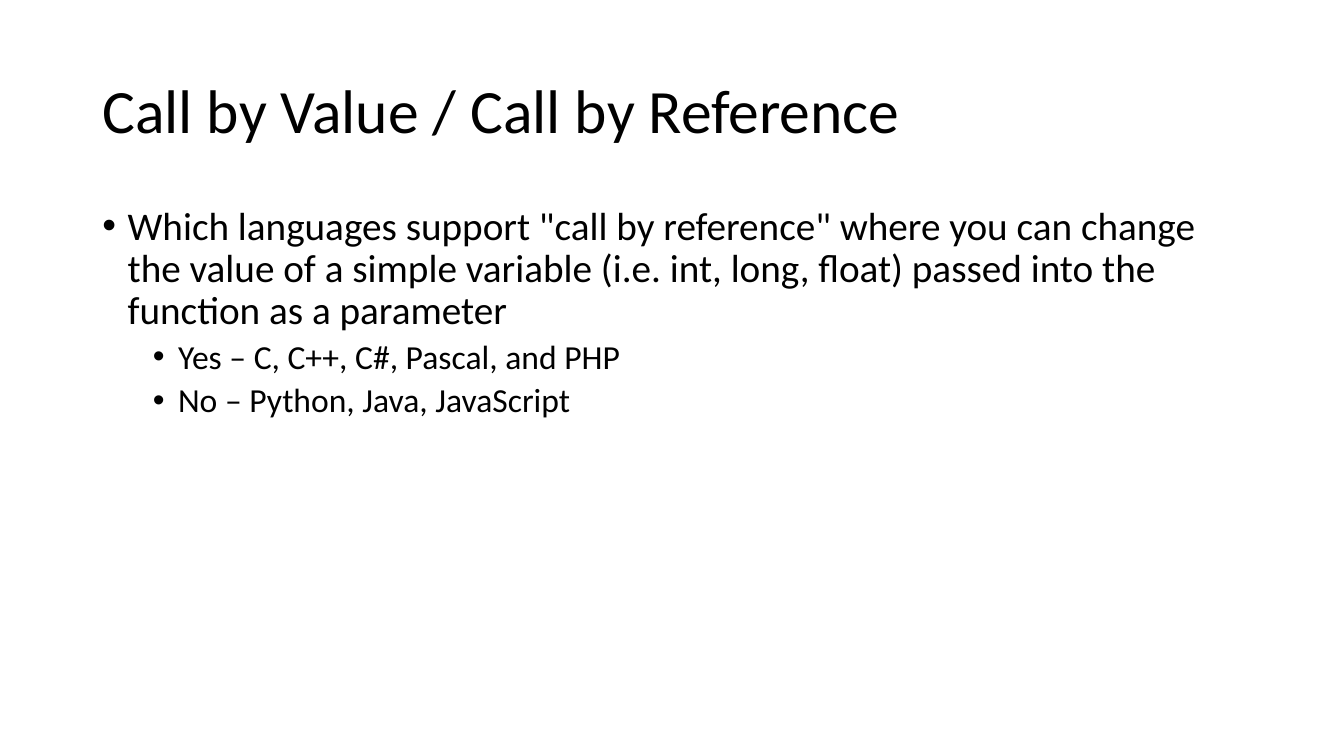
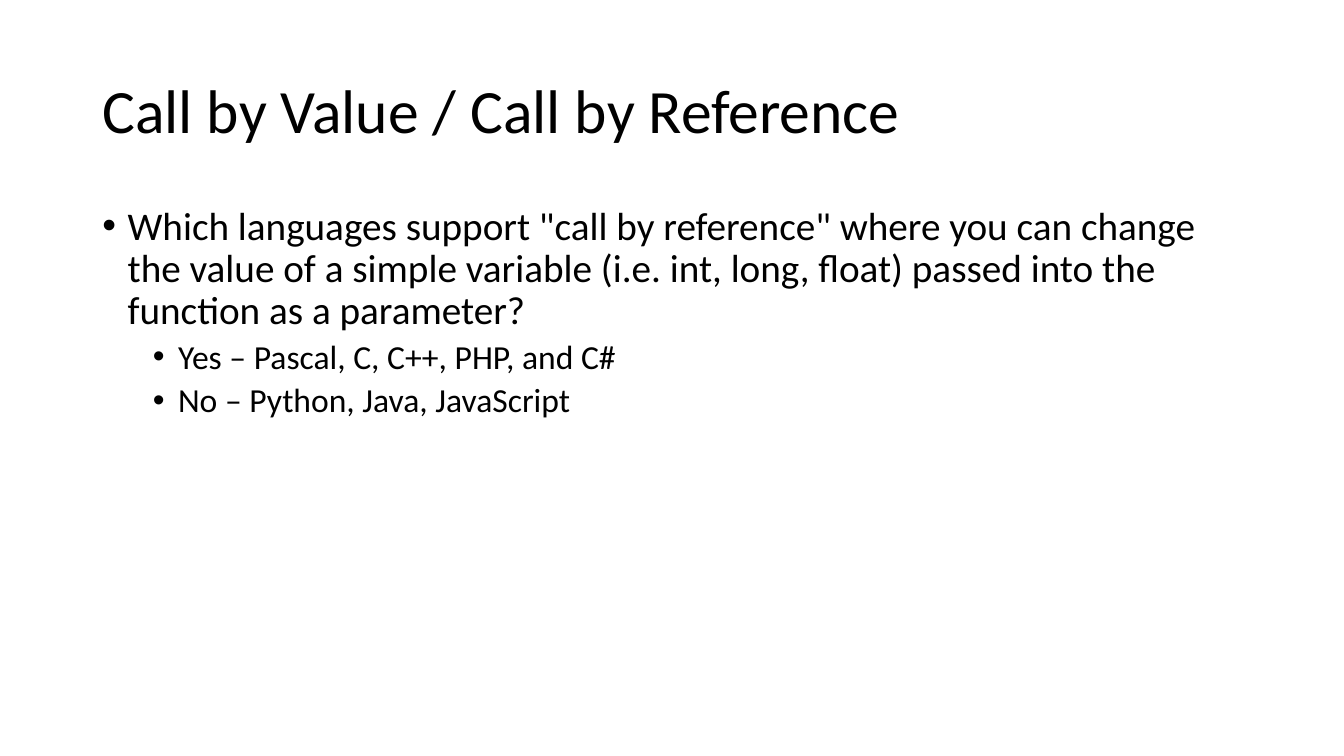
Before and after one commit to csev/cc4e, a slide deck: slide 10 of lectures/KR-5.pptx (slide 7 before the commit). Drawn at 1344x756 pixels with LibreOffice and Linux fonts; fonts in the diff are those of the drawing. Boxes give left, top, right and bottom in pixels: in the first picture for what was removed or moved away, otherwise in the second. Text is boxed around its words. In the diff, an @@ line names an element or a change of style, - is before the commit and + after.

```diff
--- a/lectures/KR-5.pptx
+++ b/lectures/KR-5.pptx
@@ text at box(128, 212, 1195, 373): text changed @@
-• Which languages support "call by reference" where you can change the value of a simple variable (i.e. int, long, float) passed into the function as a parameter
-  • Yes – C, C++, C#, Pascal, and PHP
+• Which languages support "call by reference" where you can change the value of a simple variable (i.e. int, long, float) passed into the function as a parameter?
+  • Yes – Pascal, C, C++, PHP, and C#
```
Also in this commit, not shown: 3 other slides changed, 5 slides added, 1 slide removed, 2 other files.
